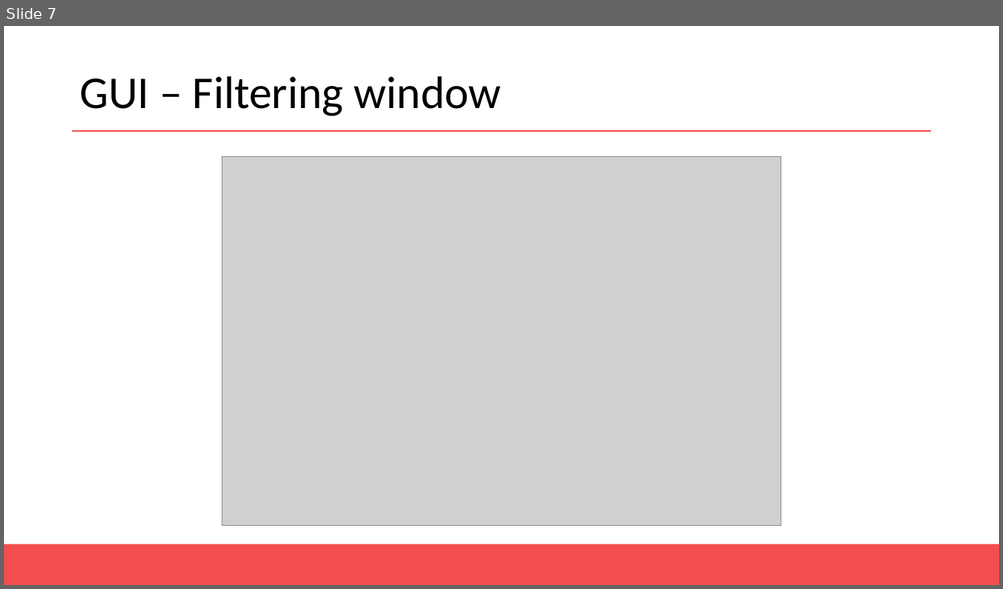
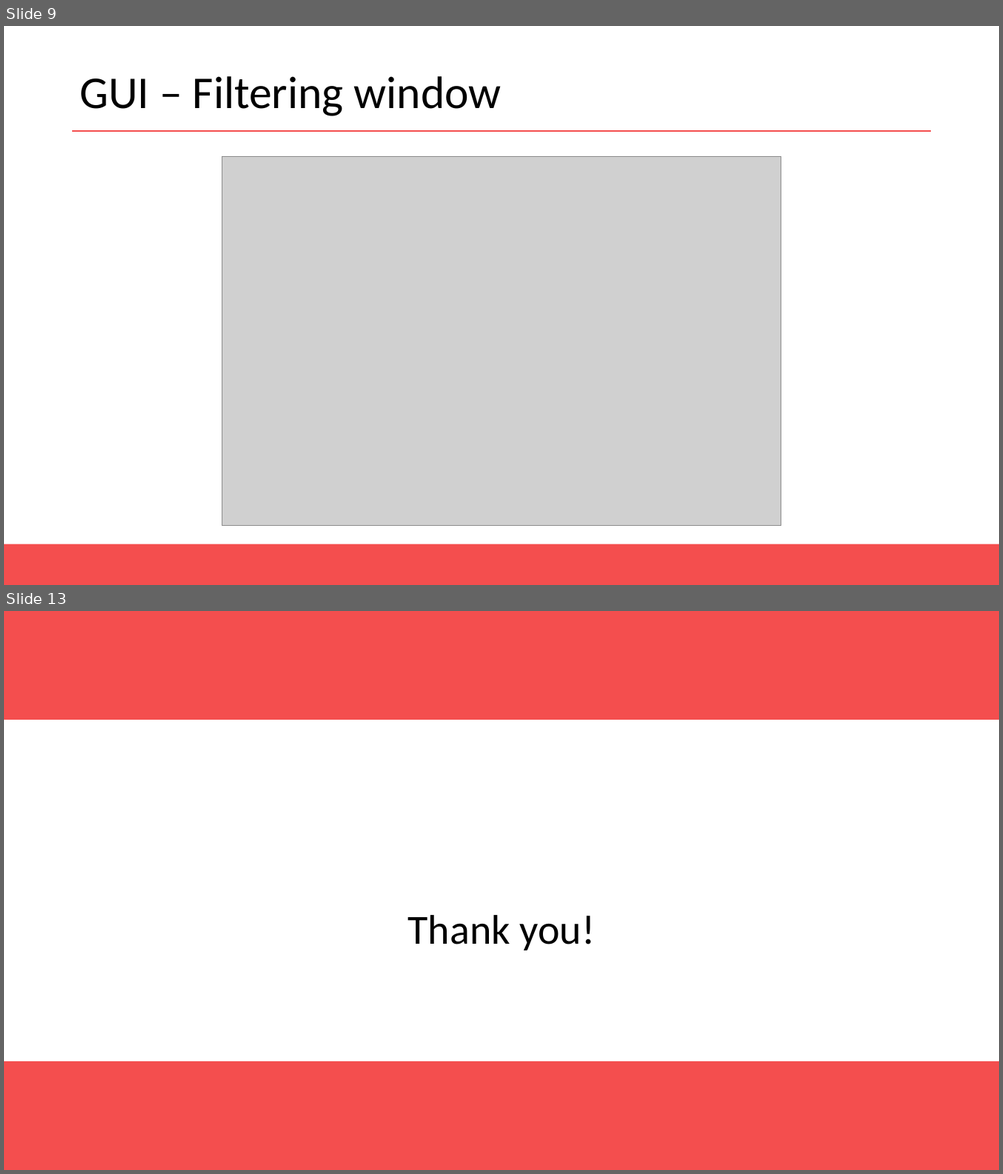
Before and after one commit to AntoineMerlet/3DScan, a slide deck: Presentation/MAGMA Presentation.pptx. Shown one above the other, each under a label of ours: slide 7 before the commit, slides 9 and 13 after it; the slides between them are not shown. The pictures are 1003x589 and 1003x1174 pixels, drawn with LibreOffice and Linux fonts; fonts in the diff are those of the drawing; grey boxes stand for pictures; background and template pictures are left out. Boxes give left, top, right and bottom in pixels: in the first picture for what was removed or moved away, otherwise in the second. Text is boxed around its words. In the diff, an @@ line names an element or a change of style, - is before the commit and + after.

```diff
--- a/Presentation/MAGMA Presentation.pptx
+++ b/Presentation/MAGMA Presentation.pptx
@@ slide 13 added at bbox=[4, 611, 999, 1170], background #FFFFFF; not listed: 1 template element that a slide beside it also shows @@
@@ rectangle added at bbox=[4, 611, 999, 720], fill #F44E4E @@
@@ subtitle added at bbox=[408, 915, 595, 951], 40 pt, text #000000 @@
+Thank you!
@@ rectangle added at bbox=[4, 1062, 999, 1170], fill #F44E4E @@
@@ what was slide 7 is now slide 9 @@
```
Also in this commit, not shown: 2 slides changed, 3 other slides added, 1 slide removed.
